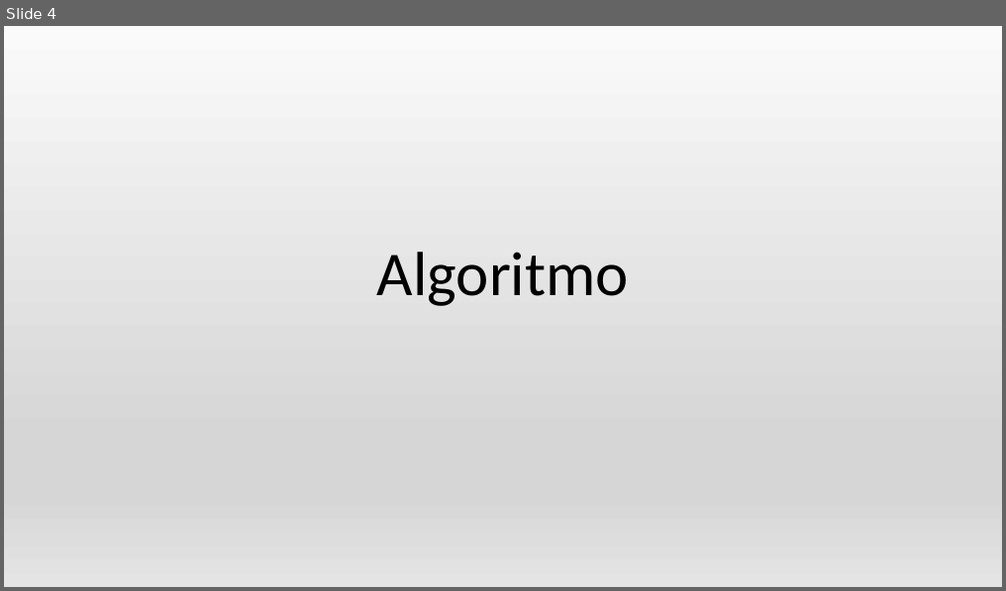
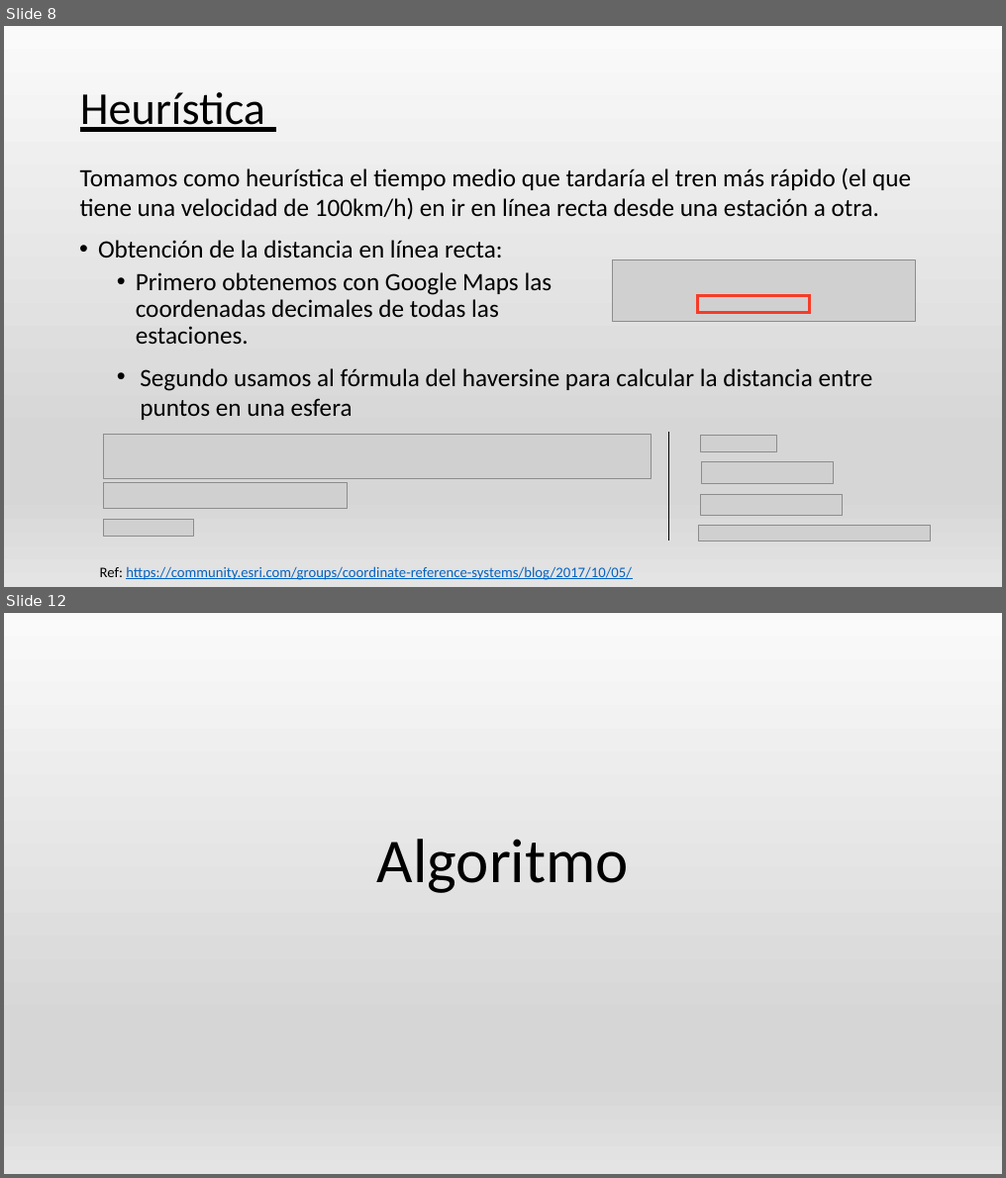
Before and after one commit to AGarciaCast/MetroJapon, a slide deck: PresentacionMetro.pptx. Shown one above the other, each under a label of ours: slide 4 before the commit, slides 8 and 12 after it; the slides between them are not shown. The pictures are 1006x591 and 1006x1178 pixels, drawn with LibreOffice and Linux fonts; fonts in the diff are those of the drawing; grey boxes stand for pictures. Boxes give left, top, right and bottom in pixels: in the first picture for what was removed or moved away, otherwise in the second. Text is boxed around its words. In the diff, an @@ line names an element or a change of style, - is before the commit and + after.

```diff
--- a/PresentacionMetro.pptx
+++ b/PresentacionMetro.pptx
@@ slide 8 added at (x1=4, y1=26, x2=1002, y2=587), background gradient #FAFAFA to #D7D7D7 to #E4E4E4 @@
@@ title added at (x1=80, y1=92, x2=265, y2=132), 44 pt, text #000000, underline @@
+Heurística
@@ text added at (x1=80, y1=168, x2=911, y2=220), 24 pt, text #000000 @@
+Tomamos como heurística el tiempo medio que tardaría el tren más rápido (el que tiene una velocidad de 100km/h) en ir en línea recta desde una estación a otra.
@@ text added at (x1=98, y1=240, x2=552, y2=344), 24 pt, text #000000 @@
+• Obtención de la distancia en línea recta:
+  • Primero obtenemos con Google Maps las coordenadas decimales de todas las estaciones.
@@ picture added at (x1=613, y1=261, x2=916, y2=321) @@
@@ rectangle added at (x1=698, y1=296, x2=810, y2=313), outline #F53C29 3 pt @@
@@ text added at (x1=140, y1=369, x2=873, y2=420), 24 pt, text #000000 @@
+  • Segundo usamos al fórmula del haversine para calcular la distancia entre puntos en una esfera
@@ picture added at (x1=104, y1=435, x2=650, y2=479) @@
@@ line added from (669, 433) to (669, 541), #000000 0.5 pt @@
@@ picture added at (x1=104, y1=483, x2=347, y2=509) @@
@@ picture added at (x1=104, y1=519, x2=194, y2=536) @@
@@ group added at (x1=698, y1=436, x2=931, y2=541): 4 pictures @@
@@ text added at (x1=100, y1=567, x2=632, y2=580), 14 pt, text #0563C1, underline @@
+Ref: https://community.esri.com/groups/coordinate-reference-systems/blog/2017/10/05/
@@ what was slide 4 is now slide 12 @@
```
Also in this commit, not shown: 8 slides changed, 10 other slides added, 1 slide removed, 2 other files.
